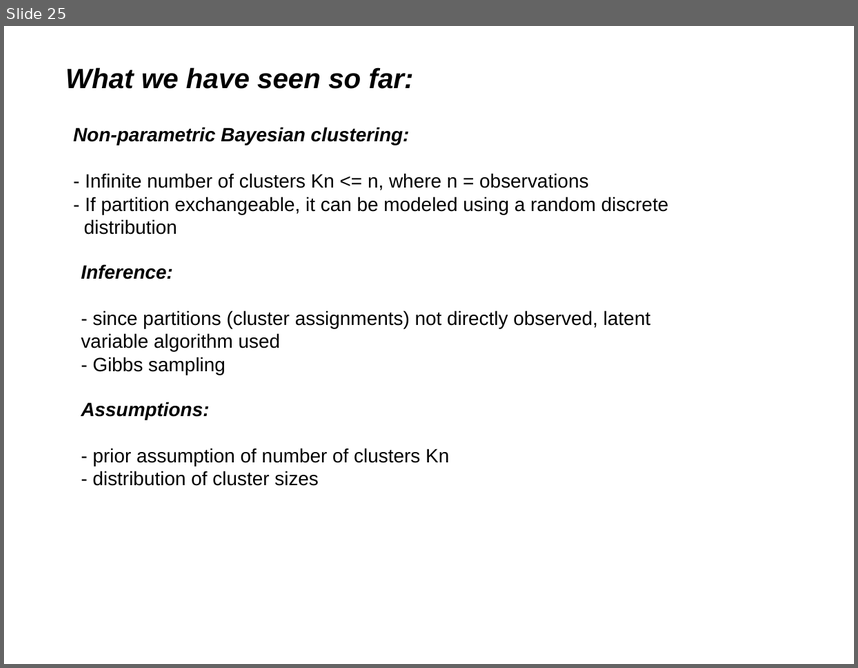
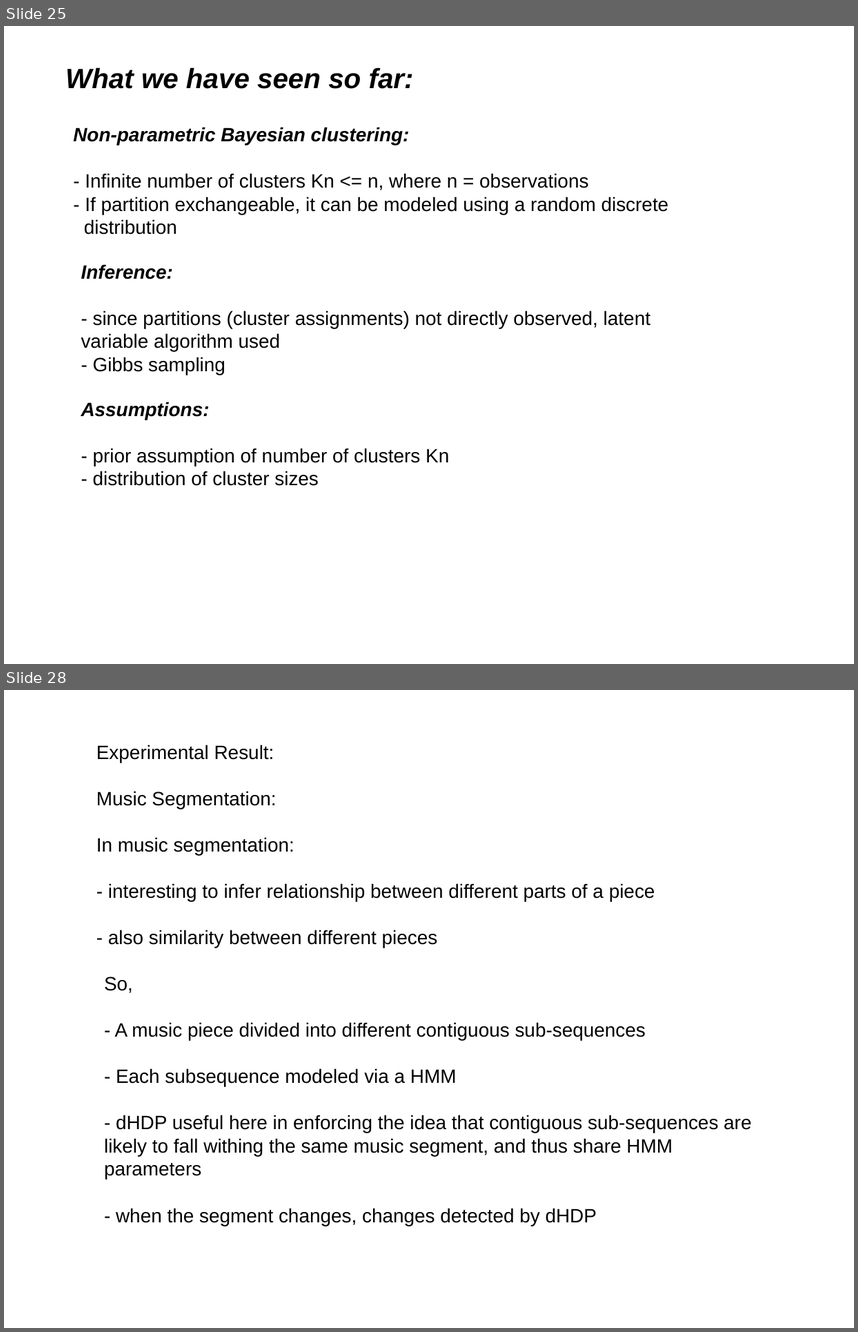
Before and after one commit to afcarl/Dirichlet_Processes, a slide deck: version_2.odp. Shown one above the other, each under a label of ours: slide 25 before the commit, slides 25 and 28 after it; the slides between them are not shown. The pictures are 858x668 and 858x1332 pixels, drawn with LibreOffice and Linux fonts; fonts in the diff are those of the drawing. Boxes give left, top, right and bottom in pixels: in the first picture for what was removed or moved away, otherwise in the second. Text is boxed around its words. In the diff, an @@ line names an element or a change of style, - is before the commit and + after.

Commit message:
music segmentation example added

```diff
--- a/version_2.odp
+++ b/version_2.odp
@@ slide 28 added at <box>4,690,854,1328</box>, background #FFFFFF @@
@@ text added at <box>96,745,655,947</box>, 18 pt, text #000000 @@
+Experimental Result:
+Music Segmentation:
+In music segmentation:
+- interesting to infer relationship between different parts of a piece
+- also similarity between different pieces
@@ text added at <box>104,976,751,1225</box>, 18 pt, text #000000 @@
+So,
+- A music piece divided into different contiguous sub-sequences
+- Each subsequence modeled via a HMM
+- dHDP useful here in enforcing the idea that contiguous sub-sequences are likely to fall withing the same music segment, and thus share HMM parameters
+- when the segment changes, changes detected by dHDP
```
Also in this commit, not shown: 4 other slides added, 1 slide removed.
